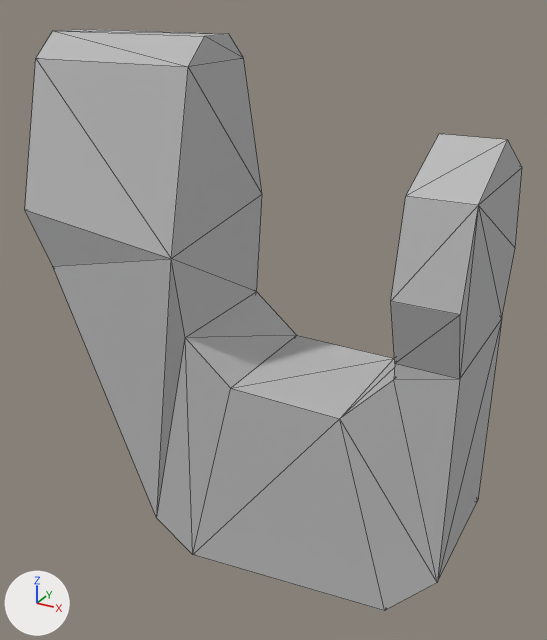
The glTF model atlas/meshes/mtorso.gltf, before and after one commit.
One viewpoint serves both versions: a 50 mm camera at (0.0405, -0.115, 0.0883) aimed at (-0.0234, 0.0012, 0.0302). Every picture has the same lights, and +X, +Y and +Z are marked at lower left. Mesh edges are drawn as thin lines.

The first picture shows 'Node'.
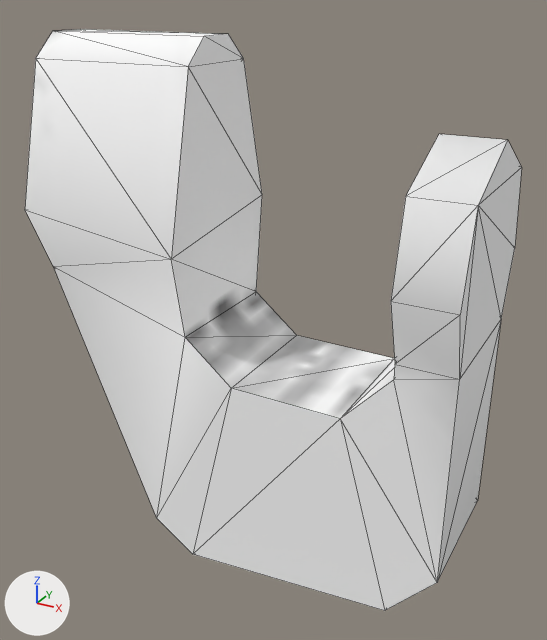
What differs and where, as boxes (x1, y1, x2, y2) in the pictures (547 x 640 px; the box of a moved part takes in the faces that stretch with it):
part 1 of me_node_mesh, moved or reshaped
    both: (53, 259, 231, 554)
part 2 of me_node_mesh, recoloured (grey to white)
    both: (25, 31, 522, 611)

Diff of the bpy script that builds the scene:
```diff
--- a/atlas/meshes/mtorso.gltf.py
+++ b/atlas/meshes/mtorso.gltf.py
@@ img_torso_diffuse_unplugged_mit @@
+img_torso_diffuse_unplugged_mit = load_image('torso_diffuse_unplugged_mit', 'torso_diffuse_unplugged_mit.png', 2048, 2048, 'sRGB')
@@ mat_torso_diffuse @@
+mat_torso_diffuse = principled_material('torso_diffuse')
+mat_torso_diffuse.texture = img_torso_diffuse_unplugged_mit
+mat_torso_diffuse.roughness = 0.998
@@ me_node_mesh @@
 me_node_mesh.from_pydata(...)  # 44 vertices, 84 faces; spans x -0.0674..0.0163, y -0.0168..0.0169, z -0.0203..0.0809
 # used by ob_node; location = (0.0, 0.0, 0.0)
 # verts and faces of me_node_mesh; kept vertices keep their numbers, new ones are numbered from 44
 # before: 11 (-0.0349, -0.0129, -0.0203) at pixel (192, 554), 13 (-0.0438, -0.0129, -0.0143) at pixel (156, 518), 15 (-0.0648, -0.0129, 0.0383) at pixel (52, 266), 25 (-0.034, -0.0129, 0.0299) at pixel (185, 337), 26 (-0.0244, -0.0129, 0.022) at pixel (230, 388)
 # before: 28 (-0.034, -0.0157, 0.0458) at pixel (171, 258)
+# me_node_mesh part 1
+delete_faces([(11, 26, 25), (11, 25, 13), (13, 25, 28), (13, 28, 15)])
+faces += [(13, 26, 25), (13, 25, 15), (15, 25, 28), (11, 26, 13)]
+# me_node_mesh part 2: 80 faces spanning x -0.0674..0.0163, y -0.0168..0.0169, z -0.0203..0.0809 switch from mat_default (grey #bcbcbc) to mat_torso_diffuse (picture img_torso_diffuse_unplugged_mit)
```
